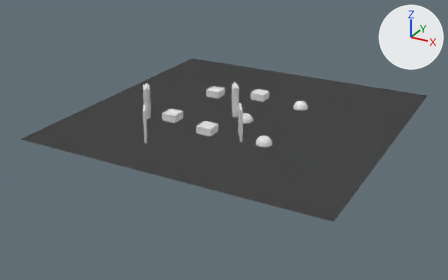
One commit to the Blender file scenes/basic_portals.blend: the scene before it, then after it.
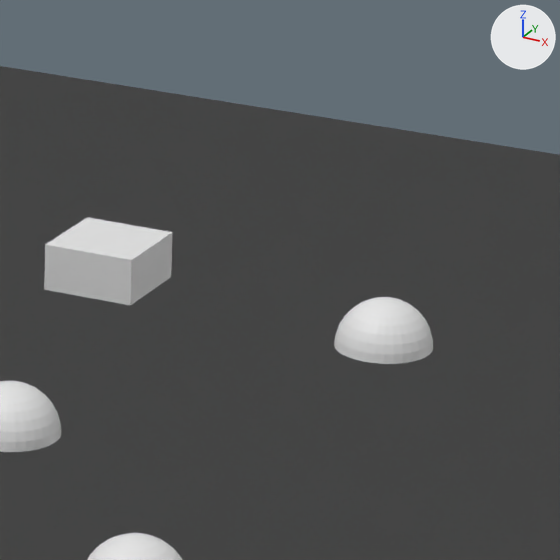
Each version appears first whole from a 50 mm camera at (35.2, -68.89, 30.32) aimed at (-1.16, -2.78, -2.73), and next in a close-up on the part from 54% to 73% of the width and 20% to 50% of the height. The lights are fixed; the arrows at upper right show +X, +Y and +Z.
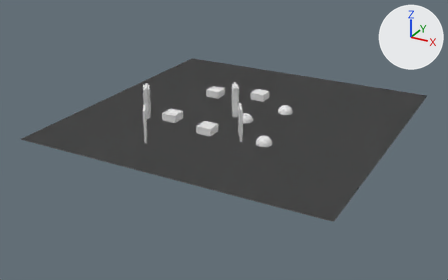
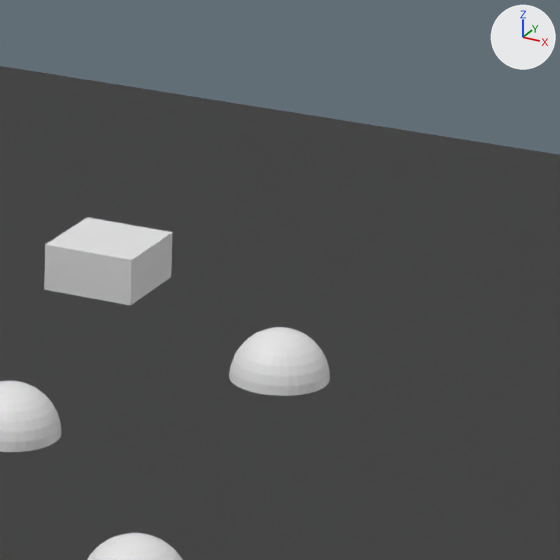
Changed parts and their boxes [x1, y1, x2, y2] in the close-ups (560 x 560 px):
'Sphere.002', moved
    before: [334, 297, 433, 364]
    after: [229, 327, 330, 396]

The change in detail:
Object 'Sphere.002' (ob_sphere_002) moves from (5.76, 6.49, 0.0) to (4.62, 3.86, 0.0).
